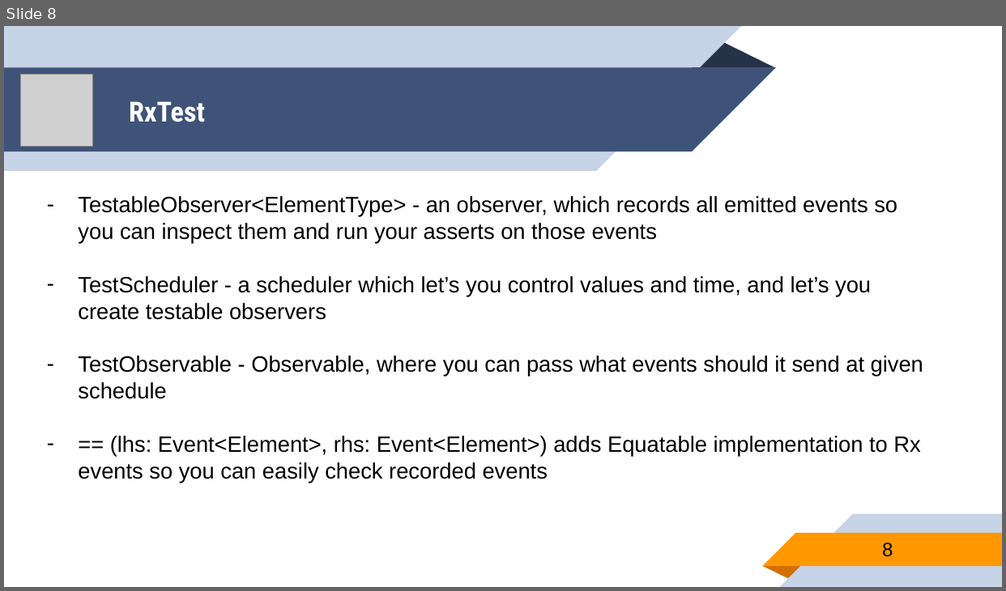
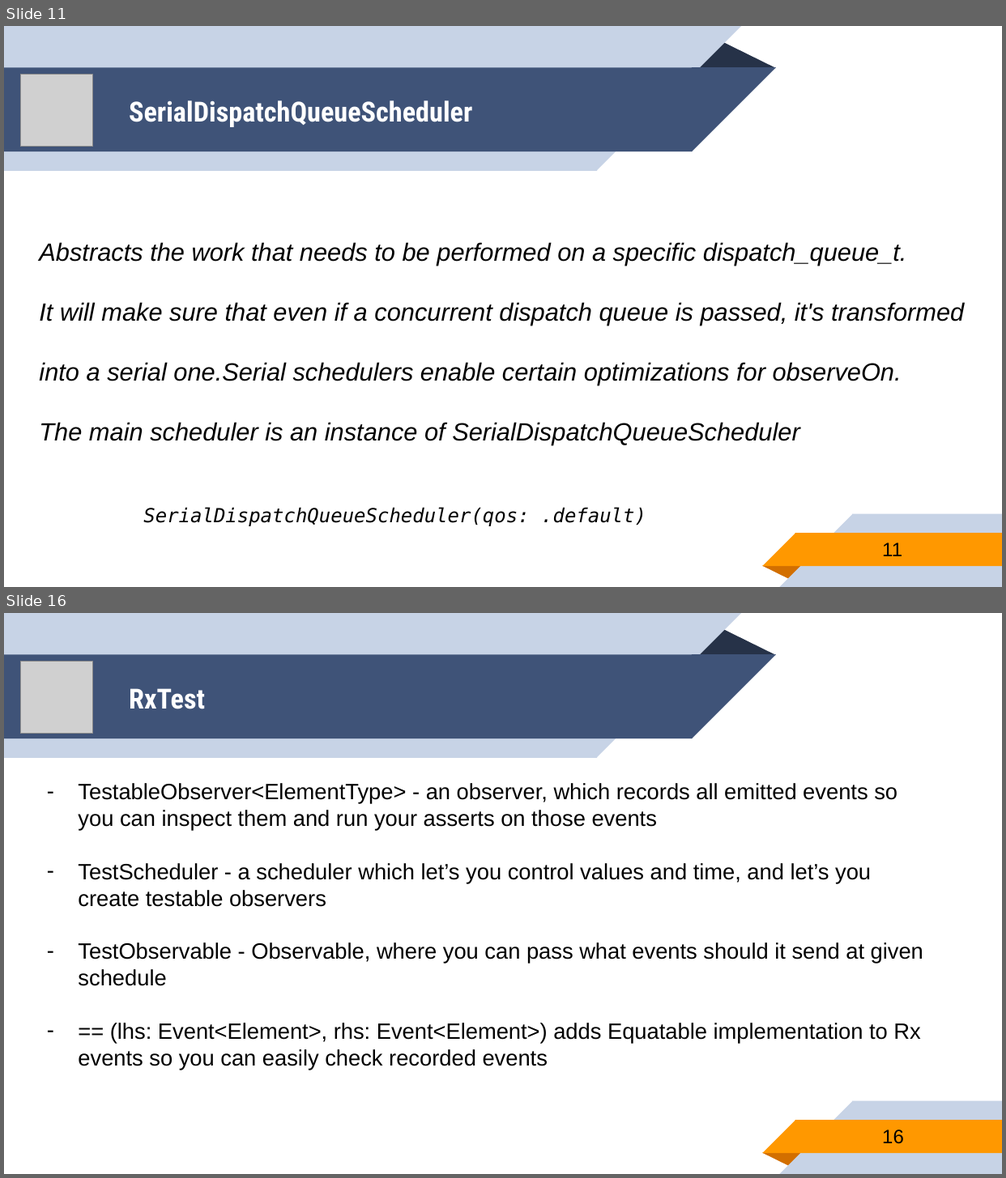
Before and after one commit to younghwankim/RxSwiftClass, a slide deck: AdvancedRxSwift/day5/AdvancedRxSwift5.pptx. Shown one above the other, each under a label of ours: slide 8 before the commit, slides 11 and 16 after it; the slides between them are not shown. The pictures are 1006x591 and 1006x1178 pixels, drawn with LibreOffice and Linux fonts; fonts in the diff are those of the drawing; grey boxes stand for pictures. Boxes give left, top, right and bottom in pixels: in the first picture for what was removed or moved away, otherwise in the second. Text is boxed around its words. In the diff, an @@ line names an element or a change of style, - is before the commit and + after.

```diff
--- a/AdvancedRxSwift/day5/AdvancedRxSwift5.pptx
+++ b/AdvancedRxSwift/day5/AdvancedRxSwift5.pptx
@@ slide 11 added at <box>4,26,1002,587</box>, background #FFFFFF; not listed: 10 template elements that a slide beside it also shows @@
@@ picture added at <box>21,74,94,147</box> @@
@@ title added at <box>129,101,472,127</box>, 20 pt, text #FFFFFF, bold @@
+SerialDispatchQueueScheduler
@@ text added at <box>39,242,964,445</box>, 18 pt, text #000000, italic @@
+Abstracts the work that needs to be performed on a specific dispatch_queue_t.
+It will make sure that even if a concurrent dispatch queue is passed, it's transformed
+into a serial one.Serial schedulers enable certain optimizations for observeOn.
+The main scheduler is an instance of SerialDispatchQueueScheduler
@@ text added at <box>143,507,646,527</box>, 14 pt, text #000000, italic @@
+SerialDispatchQueueScheduler(qos: .default)
@@ page number added at <box>882,543,902,557</box>, 14 pt, text #000000 @@
+11
@@ what was slide 8 is now slide 16 @@
@@ page number at <box>882,1130,904,1144</box>: text changed @@
-8
+16
```
Also in this commit, not shown: 7 other slides added, 1 other file.
